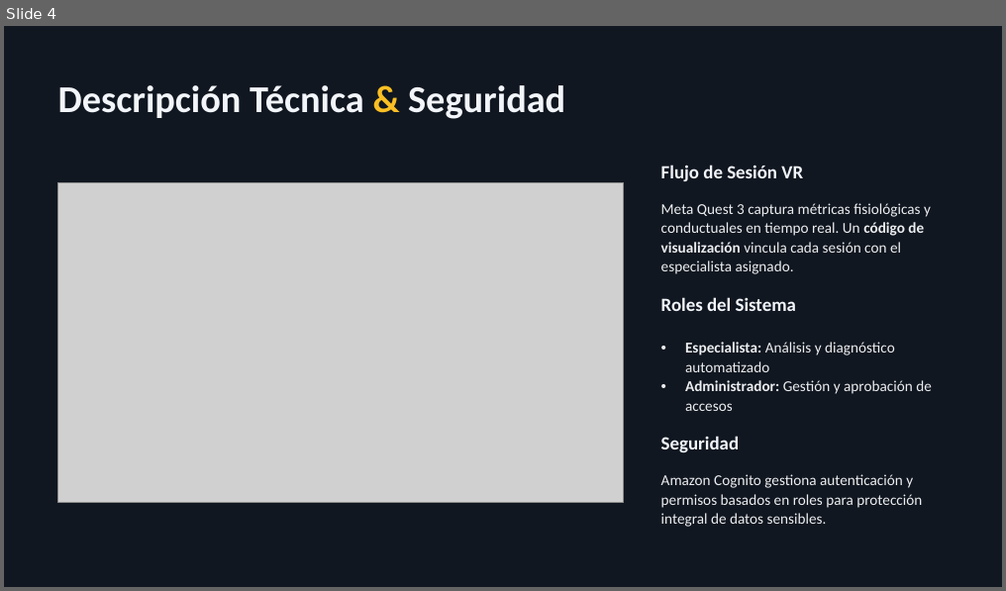
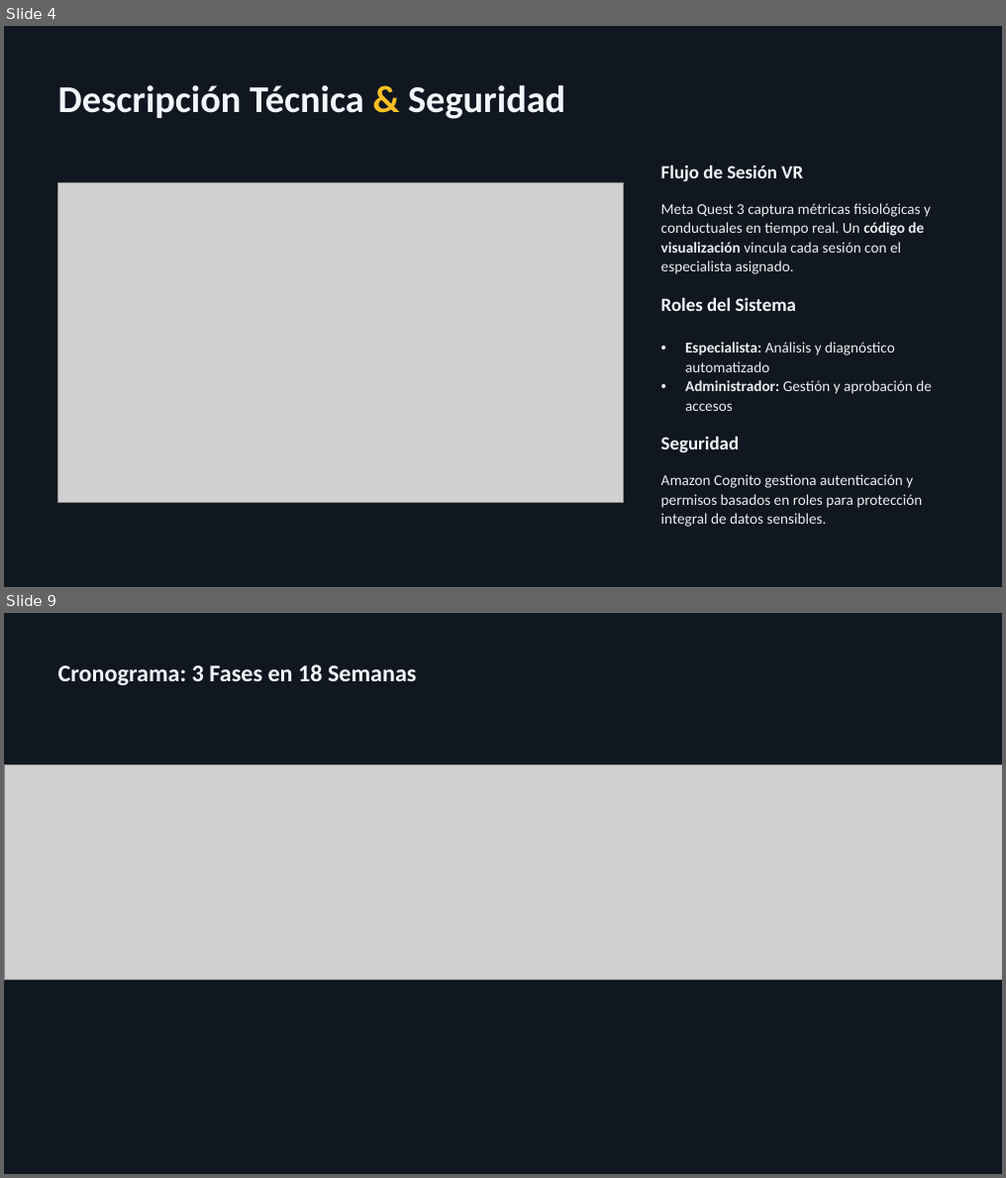
Before and after one commit to PatoGonzalezz/SportMind_VR, a slide deck: Fase 1/Evidencias Grupales/Sportmind presentacion1.pptx. Shown one above the other, each under a label of ours: slide 4 before the commit, slides 4 and 9 after it; the slides between them are not shown. The pictures are 1006x591 and 1006x1178 pixels, drawn with LibreOffice and Linux fonts; fonts in the diff are those of the drawing; grey boxes stand for pictures; background and template pictures are left out; a plain dark background stands for a picture behind light text. Boxes give left, top, right and bottom in pixels: in the first picture for what was removed or moved away, otherwise in the second. Text is boxed around its words. In the diff, an @@ line names an element or a change of style, - is before the commit and + after.

```diff
--- a/Fase 1/Evidencias Grupales/Sportmind presentacion1.pptx
+++ b/Fase 1/Evidencias Grupales/Sportmind presentacion1.pptx
@@ slide 9 added at <box>4,613,1002,1174</box>, background picture (left out); not listed: 1 template element that a slide beside it also shows @@
@@ text added at <box>58,664,417,685</box>, 23 pt, text #F2F5FA, bold @@
+Cronograma: 3 Fases en 18 Semanas
@@ picture added at <box>4,765,1002,980</box> @@
```
Also in this commit, not shown: 7 slides changed, 3 other slides added, 3 slides removed, 2 other files.
